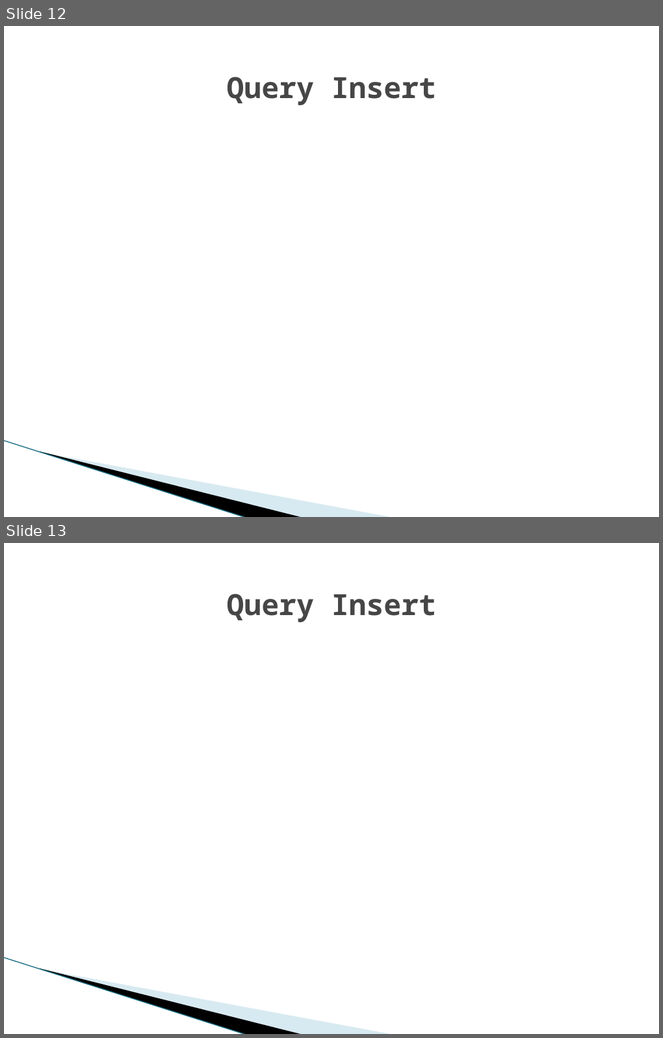
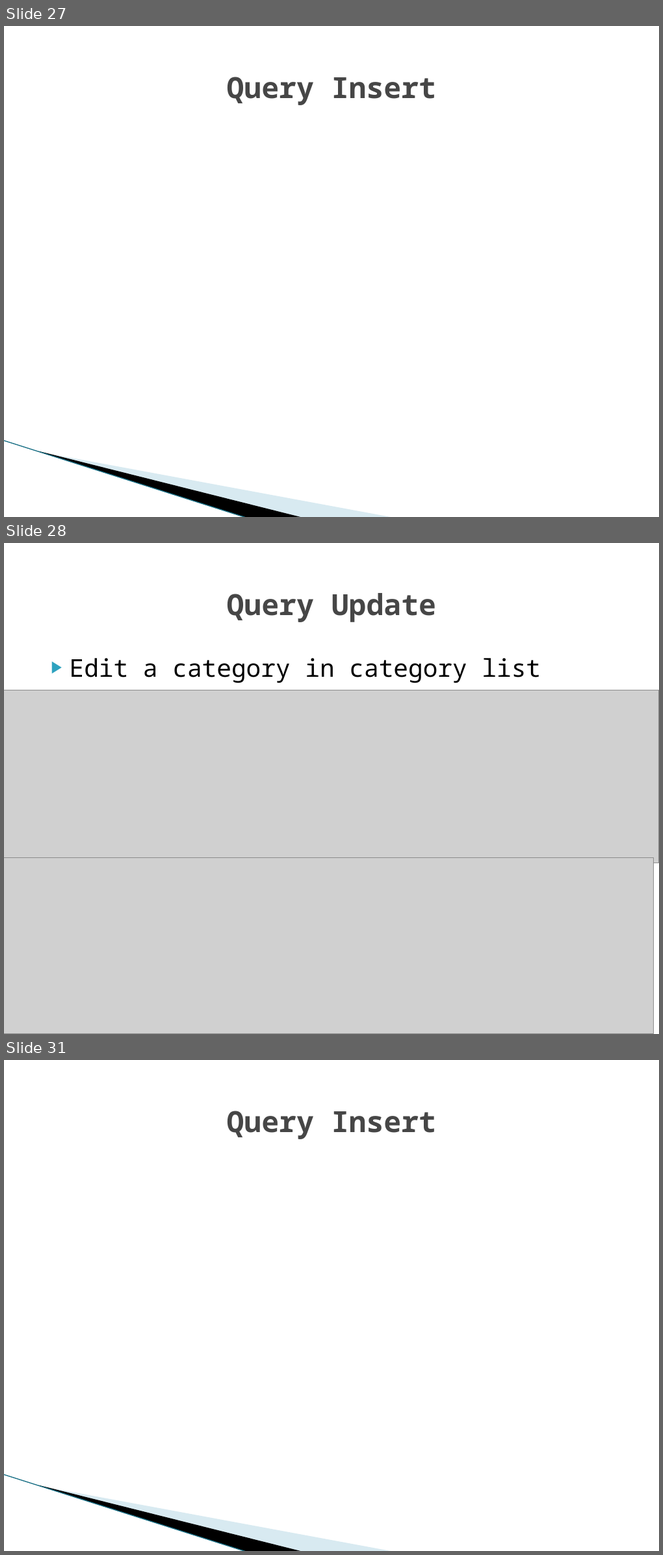
Before and after one commit to iamvucms/SICT, a slide deck: SQL/Project1_database_design_and_query.pptx. Shown one above the other, each under a label of ours: slides 12 and 13 before the commit, slides 27, 28 and 31 after it; the slides between them are not shown. The pictures are 663x1038 and 663x1555 pixels, drawn with LibreOffice and Linux fonts; fonts in the diff are those of the drawing; grey boxes stand for pictures; background and template pictures are left out. Boxes give left, top, right and bottom in pixels: in the first picture for what was removed or moved away, otherwise in the second. Text is boxed around its words. In the diff, an @@ line names an element or a change of style, - is before the commit and + after.

```diff
--- a/SQL/Project1_database_design_and_query.pptx
+++ b/SQL/Project1_database_design_and_query.pptx
@@ slide 28 added at <box>4,543,659,1034</box>, background #FFFFFF; not listed: 1 template element that a slide beside it also shows @@
@@ title added at <box>227,593,436,622</box>, 32 pt, text #464646, bold @@
+Query Update
@@ text added at <box>70,658,541,683</box>, 27 pt, text #000000 @@
+▶ Edit a category in category list
@@ picture added at <box>4,691,659,863</box> @@
@@ picture added at <box>4,858,654,1034</box> @@
@@ what was slide 12 is now slide 27 @@
@@ what was slide 13 is now slide 31 @@
```
Also in this commit, not shown: 6 slides changed, 18 other slides added.
